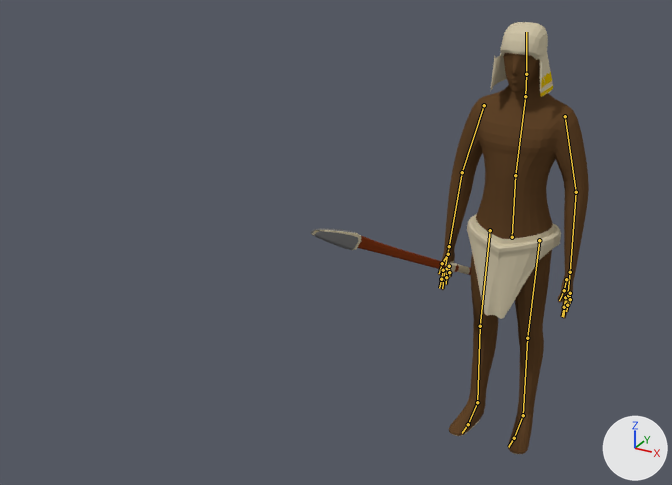
Renders of the Blender file RTS Dev Project/Assets/Models/Characters/egipcians/egyptians_soldier.blend from each side of a commit.
Both versions are drawn from a camera (50 mm lens) standing at (3.26, -10.46, 10.31) and looking at (-1.52, -1.76, 5.96). The lights are fixed; the arrows at lower right show +X, +Y and +Z. The bones that bend it are drawn over the model as lines.

In view in the first picture: 'human'.
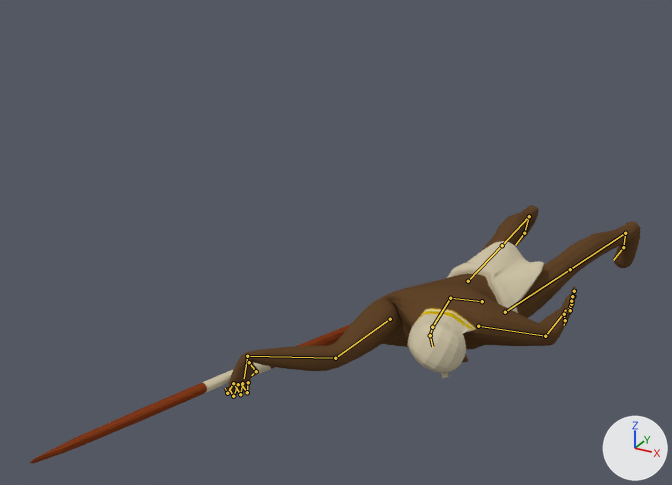
The newer file adds an action. The first version stands in its rest pose; the second is drawn at frame 90 of the action 'die'.

Changed parts and their boxes (x1, y1, x2, y2) in the pictures (672 x 485 px):
'human', posed (119% wider, 40% shorter): before (311, 22, 589, 454); after (30, 205, 641, 463)
bone 'torso', root to tip: before (512, 237) to (515, 175); after (482, 301) to (450, 298)
bone 'chest', root to tip: before (515, 175) to (525, 96); after (450, 298) to (432, 327)
bone 'neck', root to tip: before (525, 96) to (526, 74); after (432, 327) to (430, 335)
bone 'head', root to tip: before (526, 74) to (526, 32); after (430, 335) to (432, 346)
bone 'upper arm.L', root to tip: before (565, 116) to (576, 192); after (478, 326) to (545, 336)
bone 'hand.R', root to tip: before (449, 246) to (445, 265); after (247, 356) to (244, 378)
bone 'lower thumb.R', root to tip: before (442, 263) to (439, 273); after (256, 371) to (251, 375)
bone 'lower middle.R', root to tip: before (443, 279) to (442, 288); after (240, 394) to (234, 384)
bone 'lower index.R', root to tip: before (441, 279) to (439, 288); after (247, 392) to (241, 383)
bone 'lower ring.R', root to tip: before (446, 277) to (446, 284); after (233, 396) to (229, 388)
bone 'lower pinky.R', root to tip: before (449, 272) to (449, 276); after (227, 393) to (225, 388)

The change, as a diff of the scene's bpy script:
```diff
--- a/RTS Dev Project/Assets/Models/Characters/egipcians/egyptians_soldier.blend.py
+++ b/RTS Dev Project/Assets/Models/Characters/egipcians/egyptians_soldier.blend.py
@@ bone_torso @@
 bone_torso = bpy.data.objects['Armature'].pose.bones['torso']  # child of 'root'
-bone_torso.location = (0.0, 0.0, 0.0)
-bone_torso.rotation_quaternion = (1.0, 0.0, 0.0, 0.0)  # degrees (0, 0, 0)
+bone_torso.location = (0.142, -0.502, -0.252)
+bone_torso.rotation_quaternion = (0.835, -0.501, -0.224, 0.035)  # degrees (-65, -20, 18)
@@ bone_chest @@
 bone_chest = bpy.data.objects['Armature'].pose.bones['chest']  # child of 'torso'
-bone_chest.rotation_quaternion = (1.0, 0.0, 0.0, 0.0)  # degrees (0, 0, 0)
+bone_chest.rotation_quaternion = (0.917, 0.241, 0.273, -0.163)  # degrees (26, 35, -12)
@@ bone_neck @@
 bone_neck = bpy.data.objects['Armature'].pose.bones['neck']  # child of 'chest'
-bone_neck.rotation_quaternion = (1.0, 0.0, 0.0, 0.0)  # degrees (0, 0, 0)
+bone_neck.rotation_quaternion = (0.983, 0.131, 0.105, 0.08)  # degrees (16, 11, 11)
@@ bone_head @@
 bone_head = bpy.data.objects['Armature'].pose.bones['head']  # child of 'neck'
-bone_head.rotation_quaternion = (1.0, 0.0, 0.0, 0.0)  # degrees (0, 0, 0)
+bone_head.rotation_quaternion = (0.902, 0.084, 0.401, 0.136)  # degrees (21, 45, 26)
@@ bone_upper_arm_l @@
 bone_upper_arm_l = bpy.data.objects['Armature'].pose.bones['upper arm.L']  # child of 'chest'
-bone_upper_arm_l.location = (0.0, 0.0, 0.0)
+bone_upper_arm_l.location = (0.002, -0.015, -0.003)
@@ bone_hand_r @@
 bone_hand_r = bpy.data.objects['Armature'].pose.bones['hand.R']  # child of 'lower arm.R'
-bone_hand_r.rotation_quaternion = (1.0, 0.0, 0.0, 0.0)  # degrees (0, 0, 0)
+bone_hand_r.rotation_quaternion = (0.713, 0.669, -0.206, 0.043)  # degrees (89, -21, -13)
@@ bone_lower_thumb_r @@
 bone_lower_thumb_r = bpy.data.objects['Armature'].pose.bones['lower thumb.R']  # child of 'upper thumb.R'
-bone_lower_thumb_r.rotation_quaternion = (1.0, 0.0, 0.0, 0.0)  # degrees (0, 0, 0)
+bone_lower_thumb_r.rotation_quaternion = (0.931, -0.129, 0.173, 0.302)  # degrees (-9, 24, 34)
@@ bone_lower_middle_r @@
 bone_lower_middle_r = bpy.data.objects['Armature'].pose.bones['lower middle.R']  # child of 'upper middle.R'
-bone_lower_middle_r.location = (0.0, 0.0, 0.0)
-bone_lower_middle_r.rotation_quaternion = (1.0, 0.0, 0.0, 0.0)  # degrees (0, 0, 0)
+bone_lower_middle_r.location = (-0.025, 0.002, -0.018)
+bone_lower_middle_r.rotation_quaternion = (0.431, -0.451, 0.116, 0.769)  # degrees (-21, 53, 111)
@@ bone_lower_index_r @@
 bone_lower_index_r = bpy.data.objects['Armature'].pose.bones['lower index.R']  # child of 'upper index.R'
-bone_lower_index_r.location = (0.0, 0.0, 0.0)
-bone_lower_index_r.rotation_quaternion = (1.0, 0.0, 0.0, 0.0)  # degrees (0, 0, 0)
+bone_lower_index_r.location = (-0.047, 0.044, -0.052)
+bone_lower_index_r.rotation_quaternion = (0.431, -0.451, 0.229, 0.743)  # degrees (-6, 61, 116)
@@ bone_lower_ring_r @@
 bone_lower_ring_r = bpy.data.objects['Armature'].pose.bones['lower ring.R']  # child of 'upper ring.R'
-bone_lower_ring_r.location = (0.0, 0.0, 0.0)
-bone_lower_ring_r.rotation_quaternion = (1.0, 0.0, 0.0, 0.0)  # degrees (0, 0, 0)
+bone_lower_ring_r.location = (0.007, -0.037, 0.01)
+bone_lower_ring_r.rotation_quaternion = (0.431, -0.451, 0.014, 0.778)  # degrees (-32, 46, 108)
@@ bone_lower_pinky_r @@
 bone_lower_pinky_r = bpy.data.objects['Armature'].pose.bones['lower pinky.R']  # child of 'upper pinky.R'
-bone_lower_pinky_r.location = (0.0, 0.0, 0.0)
-bone_lower_pinky_r.rotation_quaternion = (1.0, 0.0, 0.0, 0.0)  # degrees (0, 0, 0)
+bone_lower_pinky_r.location = (-0.063, -0.032, -0.038)
+bone_lower_pinky_r.rotation_quaternion = (0.431, 0.451, -0.16, -0.761)  # degrees (50, 33, -105)
@@ bone_lower_arm_ik_l @@
 bone_lower_arm_ik_l = bpy.data.objects['Armature'].pose.bones['lower arm ik.L']  # child of 'torso'
-bone_lower_arm_ik_l.location = (0.0, 0.0, 0.0)
+bone_lower_arm_ik_l.location = (0.049, 0.399, 0.036)
@@ bone_upper_arm_ik_l @@
 bone_upper_arm_ik_l = bpy.data.objects['Armature'].pose.bones['upper arm ik.L']  # child of 'torso'
-bone_upper_arm_ik_l.location = (0.0, 0.0, 0.0)
+bone_upper_arm_ik_l.location = (0.051, 0.011, 0.363)
@@ bone_leg_control_l @@
 bone_leg_control_l = bpy.data.objects['Armature'].pose.bones['leg control.L']  # child of 'torso'
-bone_leg_control_l.location = (0.0, 0.0, 0.0)
+bone_leg_control_l.location = (0.047, -0.564, 0.73)
@@ bone_leg_ik_l @@
 bone_leg_ik_l = bpy.data.objects['Armature'].pose.bones['leg ik.L']  # child of 'leg control.L'
-bone_leg_ik_l.location = (0.0, 0.0, 0.0)
+bone_leg_ik_l.location = (-0.024, 0.969, -0.989)
@@ bone_lower_arm_ik_r @@
 bone_lower_arm_ik_r = bpy.data.objects['Armature'].pose.bones['lower arm ik.R']  # child of 'torso'
-bone_lower_arm_ik_r.location = (0.0, 0.0, 0.0)
+bone_lower_arm_ik_r.location = (-0.522, -1.63, 3.856)
@@ bone_upper_arm_ik_r @@
 bone_upper_arm_ik_r = bpy.data.objects['Armature'].pose.bones['upper arm ik.R']  # child of 'torso'
-bone_upper_arm_ik_r.location = (0.0, 0.0, 0.0)
+bone_upper_arm_ik_r.location = (0.527, -0.897, 1.312)
@@ bone_leg_control_r @@
 bone_leg_control_r = bpy.data.objects['Armature'].pose.bones['leg control.R']  # child of 'torso'
-bone_leg_control_r.location = (0.0, 0.0, 0.0)
+bone_leg_control_r.location = (0.76, -0.906, -0.391)
```
